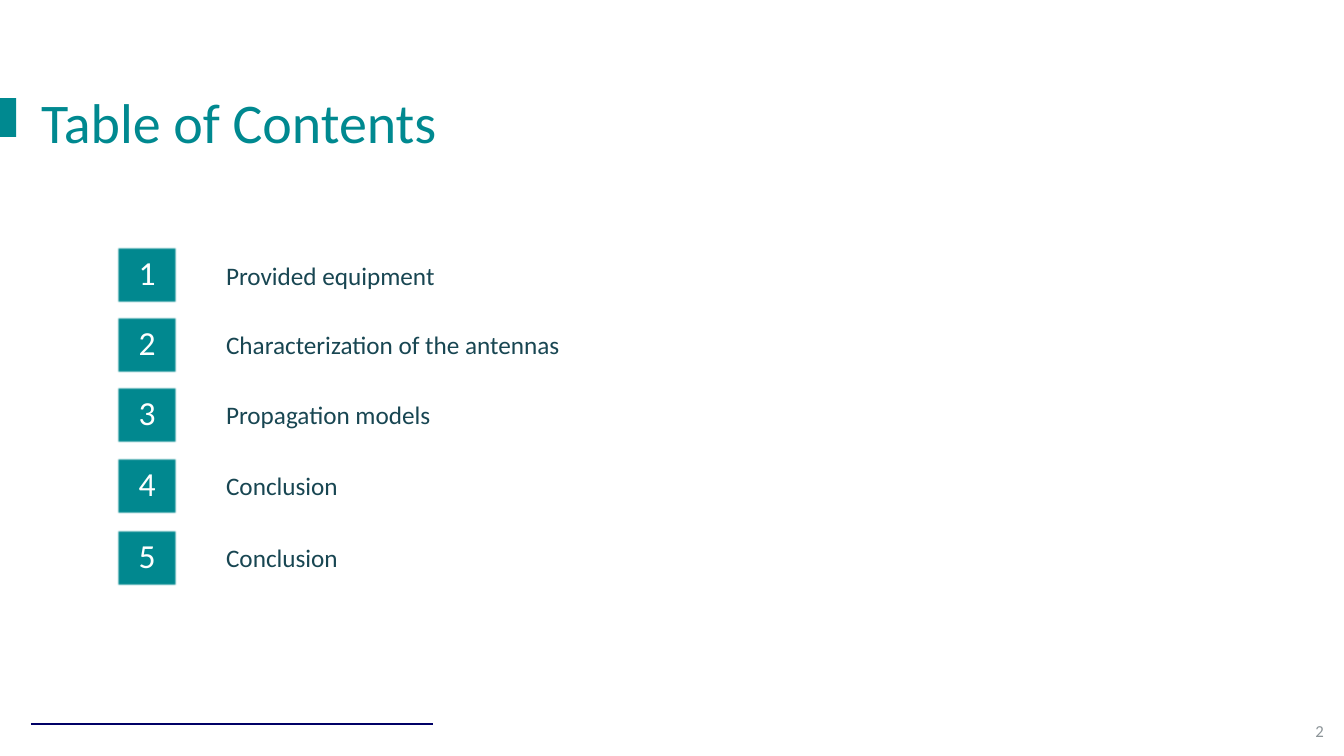
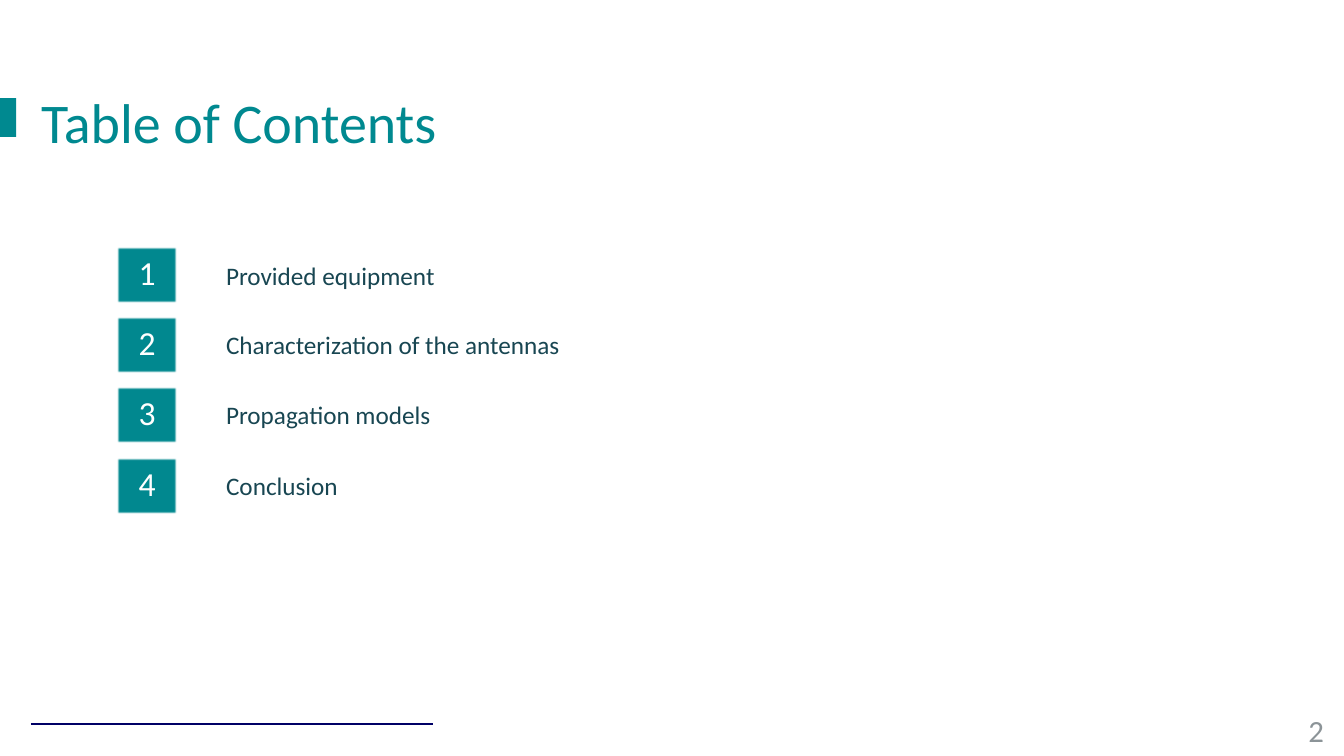
Before and after one commit to Tyr4n1x/Project_Antenna, a slide deck: slide 2 of Presentation.pptx. Drawn at 1344x756 pixels with LibreOffice and Linux fonts; fonts in the diff are those of the drawing; background and template pictures are left out. Boxes give left, top, right and bottom in pixels: in the first picture for what was removed or moved away, otherwise in the second. Text is boxed around its words. In the diff, an @@ line names an element or a change of style, - is before the commit and + after.

```diff
--- a/Presentation.pptx
+++ b/Presentation.pptx
@@ text removed at bbox=[118, 530, 176, 586] @@
-5
@@ text removed at bbox=[226, 549, 338, 567] @@
-Conclusion
@@ page number at bbox=[1308, 722, 1324, 742]: size 12 to 22 pt @@
```
Also in this commit, not shown: 1 other slide changed, 21 slides added, 1 slide removed, 11 other files.
